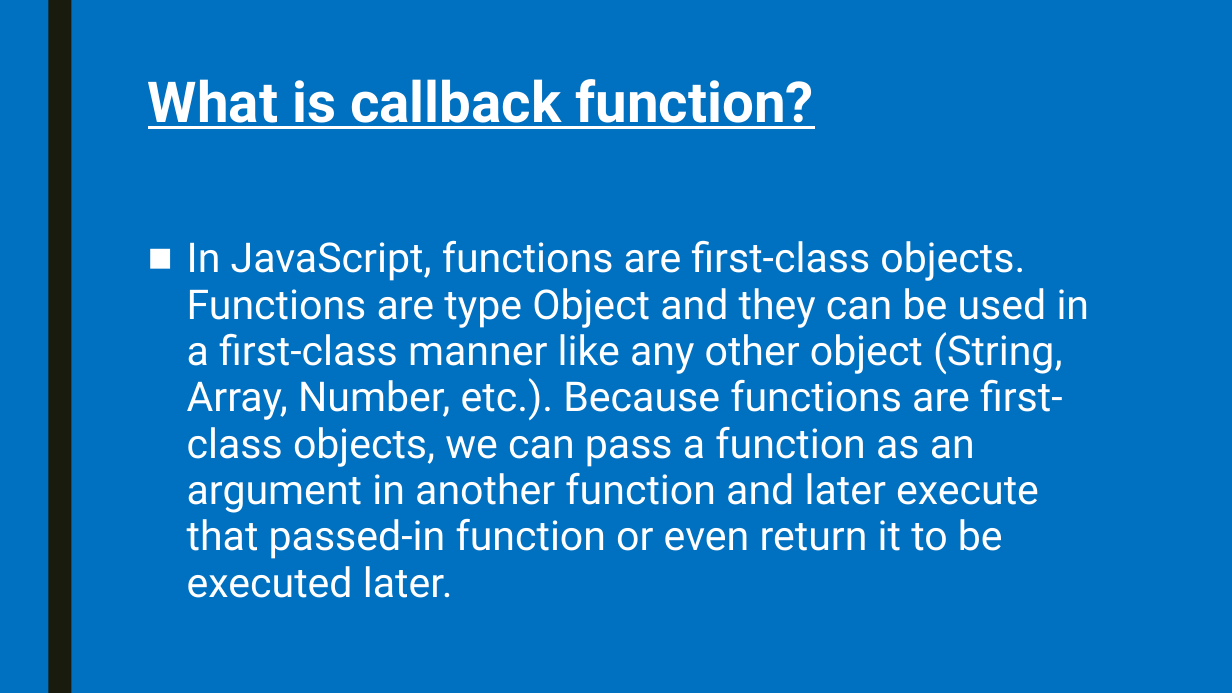
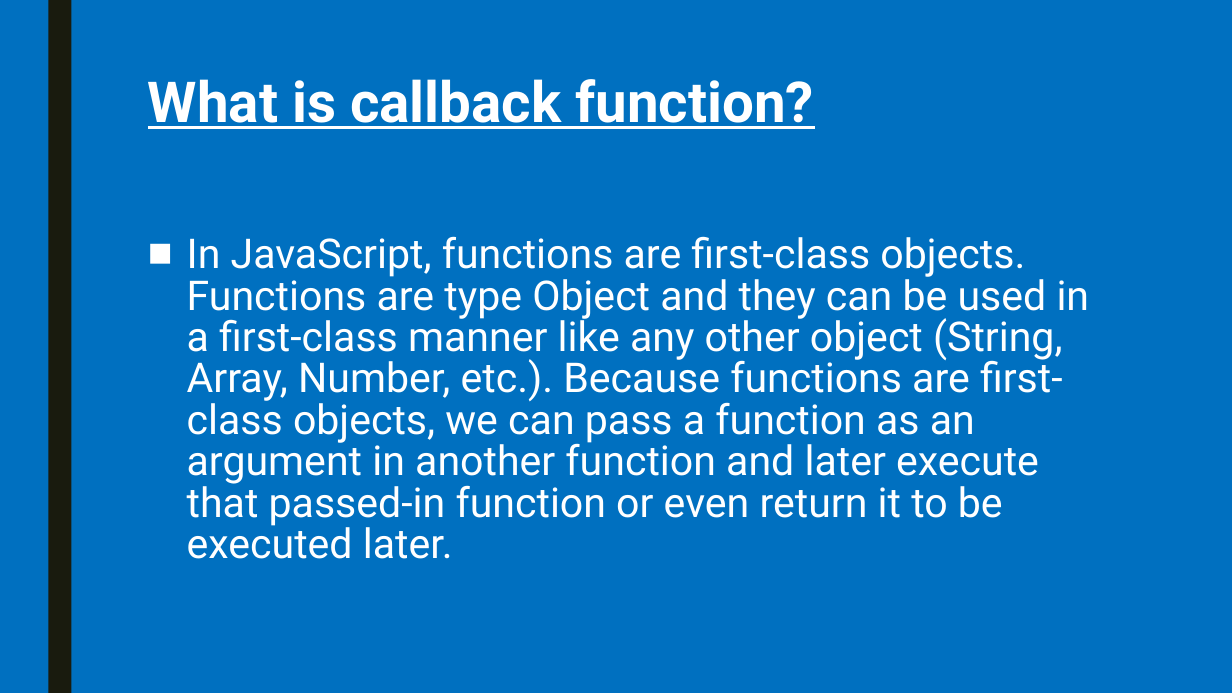
Before and after one commit to pkyurkchiev/mean-stack, a slide deck: slide 14 of presentations/nodeJS.pptx. Drawn at 1232x693 pixels with LibreOffice and Linux fonts; fonts in the diff are those of the drawing. Boxes give left, top, right and bottom in pixels: in the first picture for what was removed or moved away, otherwise in the second. Text is boxed around its words. In the diff, an @@ line names an element or a change of style, - is before the commit and + after.

```diff
--- a/presentations/nodeJS.pptx
+++ b/presentations/nodeJS.pptx
@@ text "In JavaScript, functions are first-class ..." at [187, 236, 1090, 559]: line spacing 0.94 to 0.84 @@
```
Also in this commit, not shown: 5 other slides changed, 5 other files.
